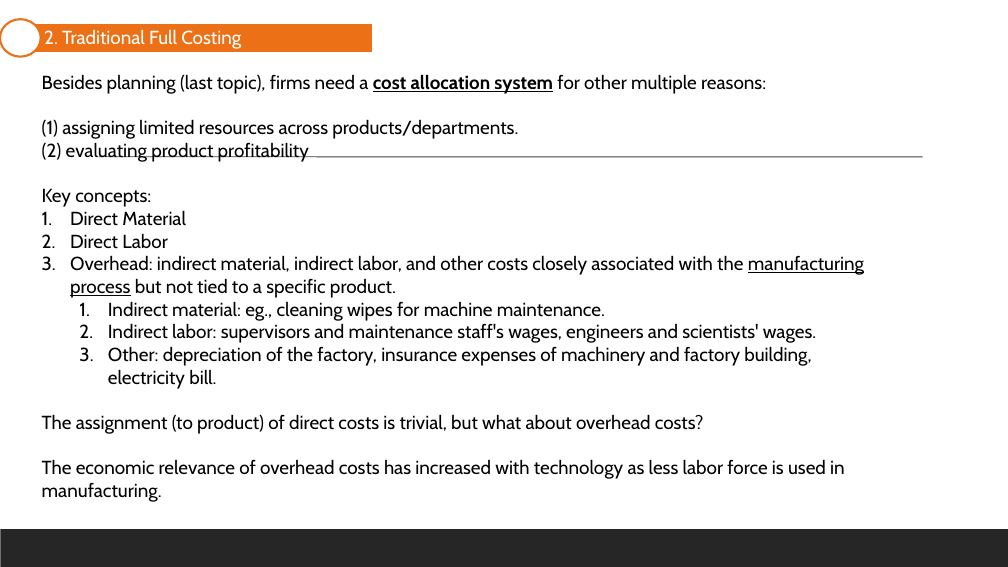
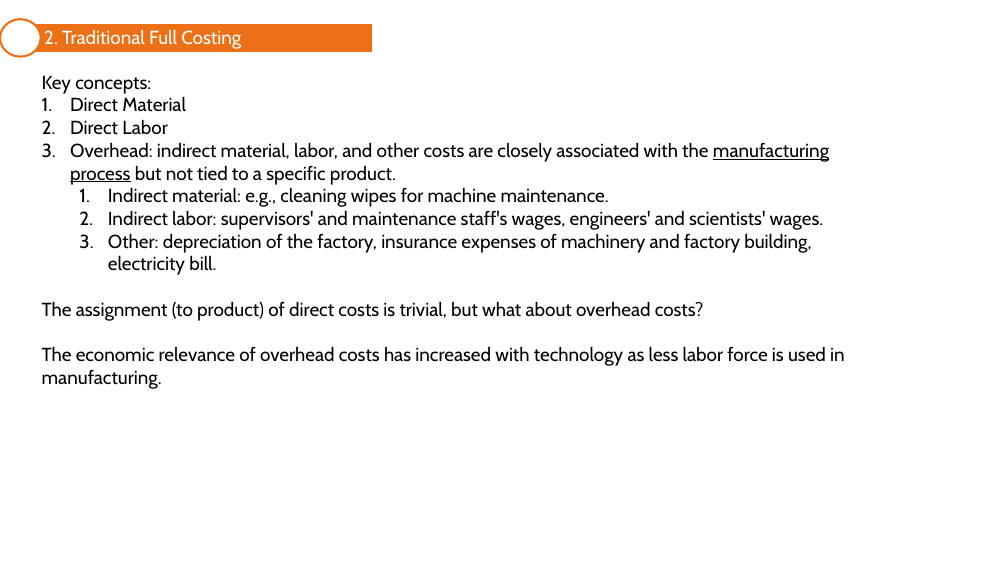
Before and after one commit to mortizm1988/lecture_financial_statements_analysis, a slide deck: slide 13 of topic_7_cost_accounting.pptx (slide 11 before the commit). Drawn at 1008x567 pixels with LibreOffice and Linux fonts; fonts in the diff are those of the drawing. Boxes give left, top, right and bottom in pixels: in the first picture for what was removed or moved away, otherwise in the second. Text is boxed around its words. In the diff, an @@ line names an element or a change of style, - is before the commit and + after.

```diff
--- a/topic_7_cost_accounting.pptx
+++ b/topic_7_cost_accounting.pptx
@@ text at box(42, 74, 766, 162): paragraphs removed @@
-Besides planning (last topic), firms need a cost allocation system for other multiple reasons:
-(1) assigning limited resources across products/departments.
-(2) evaluating product profitability
@@ text at box(70, 142, 829, 230): text changed @@
-3. Overhead: indirect material, indirect labor, and other costs closely associated with the manufacturing process but not tied to a specific product.
-  1. Indirect material: eg., cleaning wipes for machine maintenance.
-  2. Indirect labor: supervisors and maintenance staff's wages, engineers and scientists' wages.
+3. Overhead: indirect material, labor, and other costs are closely associated with the manufacturing process but not tied to a specific product.
+  1. Indirect material: e.g., cleaning wipes for machine maintenance.
+  2. Indirect labor: supervisors' and maintenance staff's wages, engineers' and scientists' wages.
@@ line removed from (99, 157) to (923, 157) @@
@@ rectangle removed at box(0, 529, 1008, 567) @@
```
Also in this commit, not shown: 30 other slides changed, 4 slides added, 3 slides removed, 15 other files.
